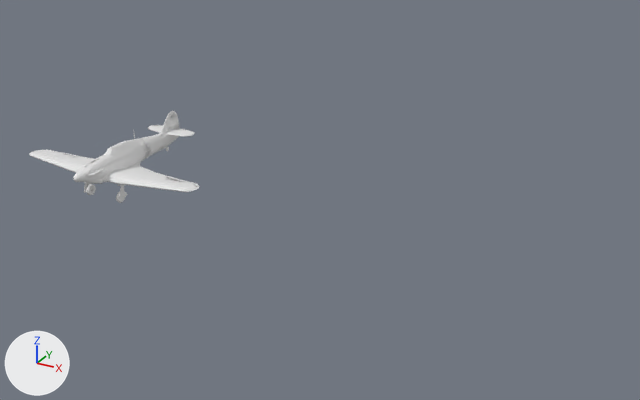
Two versions of the FBX model Assets/1.Sof Objects/Aircrafts/Hurricane/Hurricane.fbx, one commit apart.
Rendered twice from a 50 mm lens placed at (33.1, -35.3, 18.3), pointed at (12.3, 2.5, -0.6). The lights are fixed; the arrows at lower left show +X, +Y and +Z. Materials are left out; every surface is plain grey. Where no turn or scale is listed for an object, it has been applied to the vertices.

Names of what the first picture shows: 'Hurricane Mk.I Fuselage'.
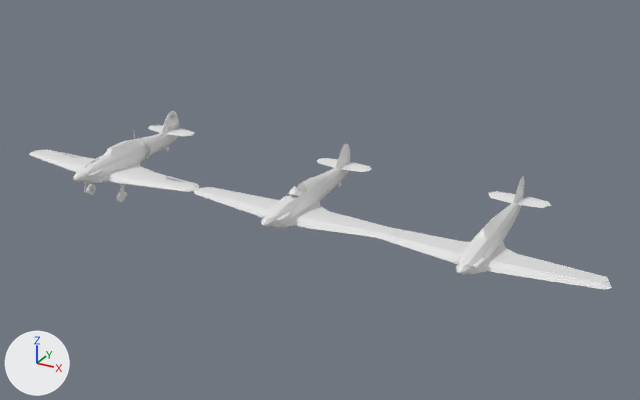
Location of each change, (x1, y1, x2, y2) in pixels of the pictures (640 x 400 px):
```json
{"object": "Hurricane Mk.I LOD 2", "change": "added", "after": [365, 176, 612, 290]}
{"object": "Hurricane Mk.I LOD 1", "change": "added", "after": [194, 144, 400, 238]}
```

The change, as JSON lines over the scene's bpy script:
```json
{"op": "add", "block": "me_plane_121", "code": ["me_plane_121 = bpy.data.meshes.new('Plane.121')", "me_plane_121.from_pydata(...)  # 190 vertices, 187 faces; spans x -5.98..5.98, y -2.78..6.58, z -1.11..1.41"]}
{"op": "add", "block": "me_plane_039", "code": ["me_plane_039 = bpy.data.meshes.new('Plane.039')", "me_plane_039.from_pydata(...)  # 568 vertices, 542 faces; spans x -5.99..5.99, y -2.78..6.58, z -1.11..1.41"]}
{"op": "add", "block": "ob_hurricane_mk_i_lod_2", "code": ["ob_hurricane_mk_i_lod_2 = bpy.data.objects.new('Hurricane Mk.I LOD 2', me_plane_121)", "ob_hurricane_mk_i_lod_2.location = (22.0, 0.0, 0.0)"]}
{"op": "add", "block": "ob_hurricane_mk_i_lod_1", "code": ["ob_hurricane_mk_i_lod_1 = bpy.data.objects.new('Hurricane Mk.I LOD 1', me_plane_039)", "ob_hurricane_mk_i_lod_1.location = (12.0, 0.0, 0.0)"]}
```
